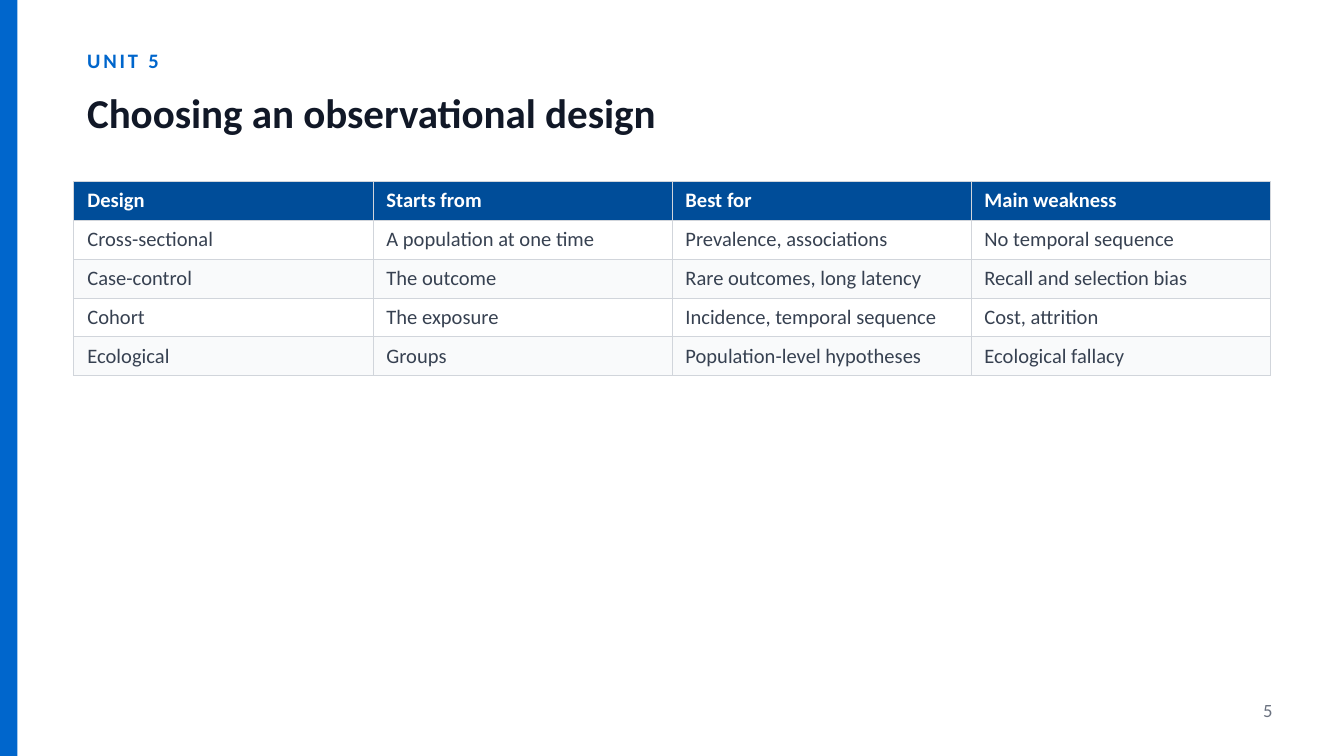
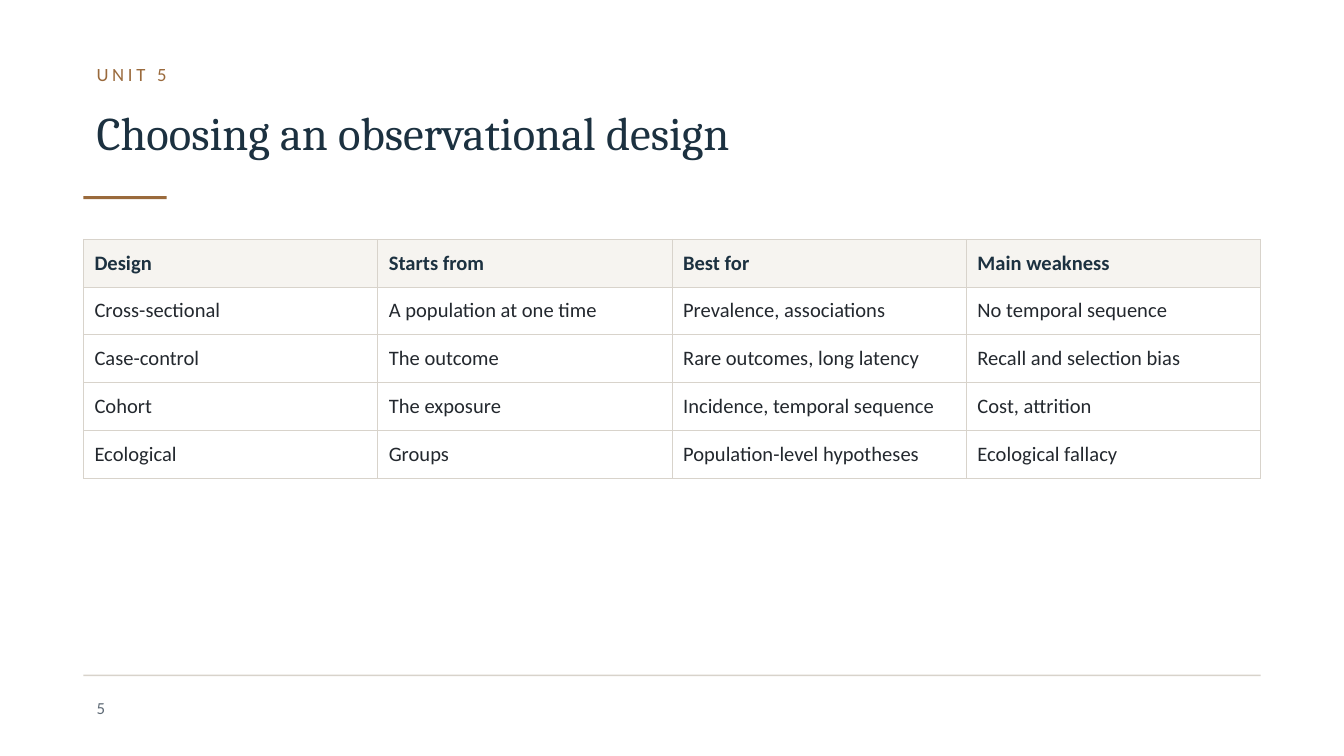
Before and after one commit to JesseAnak7534/ICBB, a slide deck: slide 5 of icbb-website/materials/research-methods/unit-05-slides.pptx. Drawn at 1344x756 pixels with LibreOffice and Linux fonts; fonts in the diff are those of the drawing; background and template pictures are left out. Boxes give left, top, right and bottom in pixels: in the first picture for what was removed or moved away, otherwise in the second. Text is boxed around its words. In the diff, an @@ line names an element or a change of style, - is before the commit and + after.

```diff
--- a/icbb-website/materials/research-methods/unit-05-slides.pptx
+++ b/icbb-website/materials/research-methods/unit-05-slides.pptx
@@ rectangle removed at (0,0,17,756) @@
@@ text "UNIT 5": place and size @@
-text "UNIT 5" at (87,54,158,68)
+text "UNIT 5" at (97,69,166,81)
@@ text "UNIT 5" at (97,69,166,81): size 11 to 10 pt, text colour #0066CC to #9A6A3C, letter spacing 1.5 to 2 pt, bold off @@
@@ text "Choosing an observational design": place and size @@
-text "Choosing an observational design" at (87,99,655,135)
+text "Choosing an observational design" at (97,117,729,160)
@@ text "Choosing an observational design" at (97,117,729,160): size 22 to 25 pt, font Calibri to Cambria, text colour #111827 to #1C3140, bold off @@
@@ rectangle added at (83,196,167,199), fill #9A6A3C @@
@@ table at (83,239,1261,469) @@
@@ fill #004D99 to #F6F4F0 in row 1 @@
@@ fill #F9FAFB to #FFFFFF in 8 cells @@
@@ text colour #FFFFFF to #1C3140 in "Design", "Starts from", "Best for", "Main weakness" @@
@@ text colour #374151 to #23282E in "Cross-sectional", "A population at one time", "Prevalence, associations", "No temporal sequence" and 12 more places @@
@@ borders changed @@
@@ table: place and size @@
-table at (74,181,1273,371)
+table at (83,239,1261,469)
@@ rectangle added at (83,675,1261,676), fill #D8D3CB @@
@@ page number: place and size @@
-page number at (1263,705,1272,717)
+page number at (97,703,106,714)
@@ page number at (97,703,106,714): size 10 to 9 pt, text colour #6B7280 to #5F6B76 @@
```
Also in this commit, not shown: 16 other slides changed, 49 other files.
